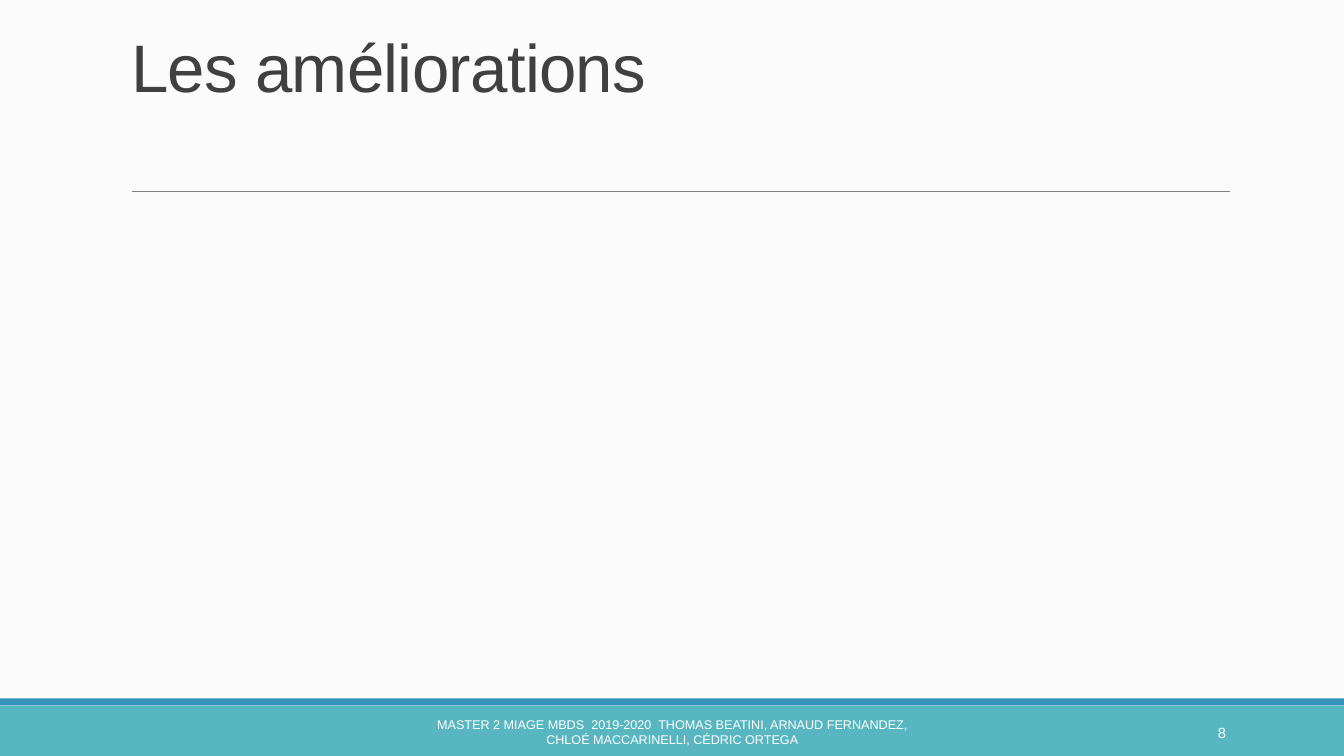
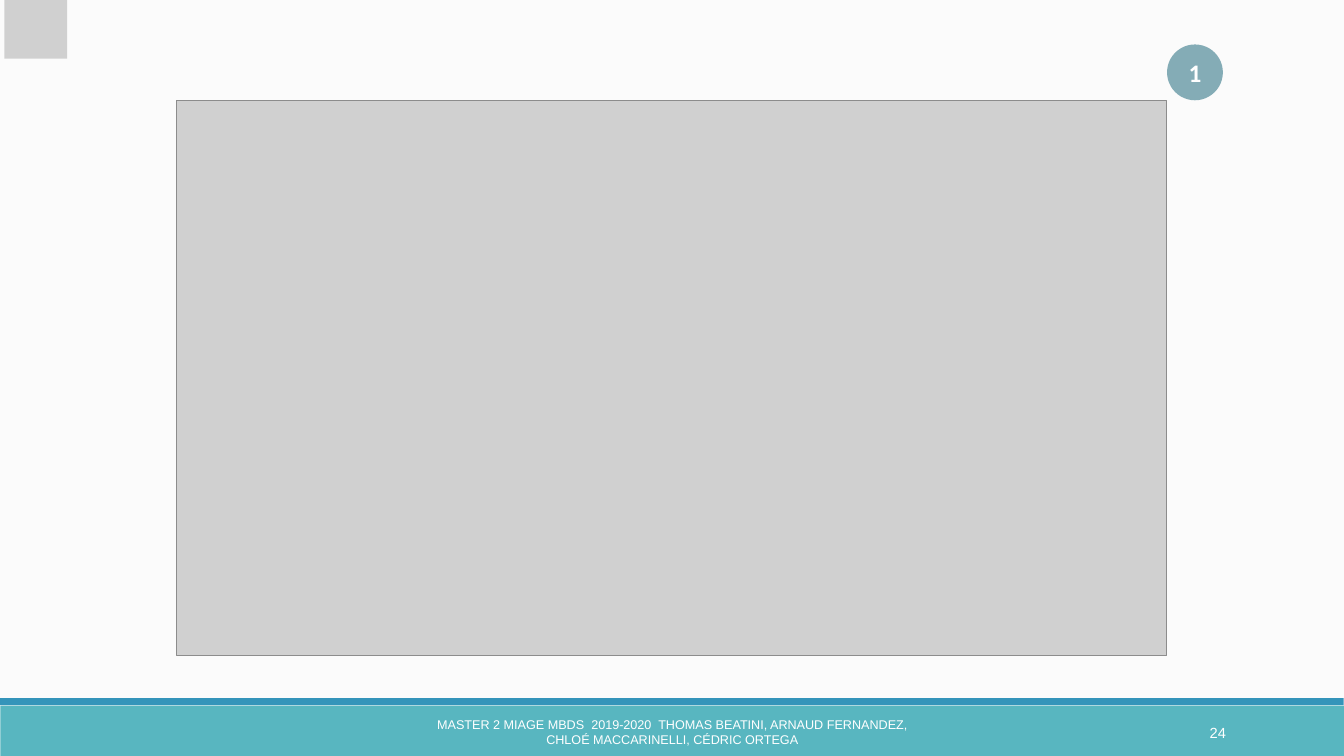
Before and after one commit to ChloeMaccarinelli/digitalGourde, a slide deck: slide 24 of doc/Presentation _digitalGourde.pptx (slide 8 before the commit). Drawn at 1344x756 pixels with LibreOffice and Linux fonts; fonts in the diff are those of the drawing; grey boxes stand for pictures. Boxes give left, top, right and bottom in pixels: in the first picture for what was removed or moved away, otherwise in the second. Text is boxed around its words. In the diff, an @@ line names an element or a change of style, - is before the commit and + after.

```diff
--- a/doc/Presentation _digitalGourde.pptx
+++ b/doc/Presentation _digitalGourde.pptx
@@ picture added at [4,0,67,58] @@
@@ title removed at [131,42,646,93] @@
-Les améliorations
@@ ellipse added at [1168,44,1223,100], fill #84ACB6, 18 pt, text #FFFFFF, bold @@
+1
@@ picture added at [177,100,1168,655] @@
@@ line removed from (132, 192) to (1231, 192) @@
@@ page number at [1210,728,1226,738]: text changed @@
-8
+24
```
Also in this commit, not shown: 8 other slides changed, 17 slides added, 5 other files.
